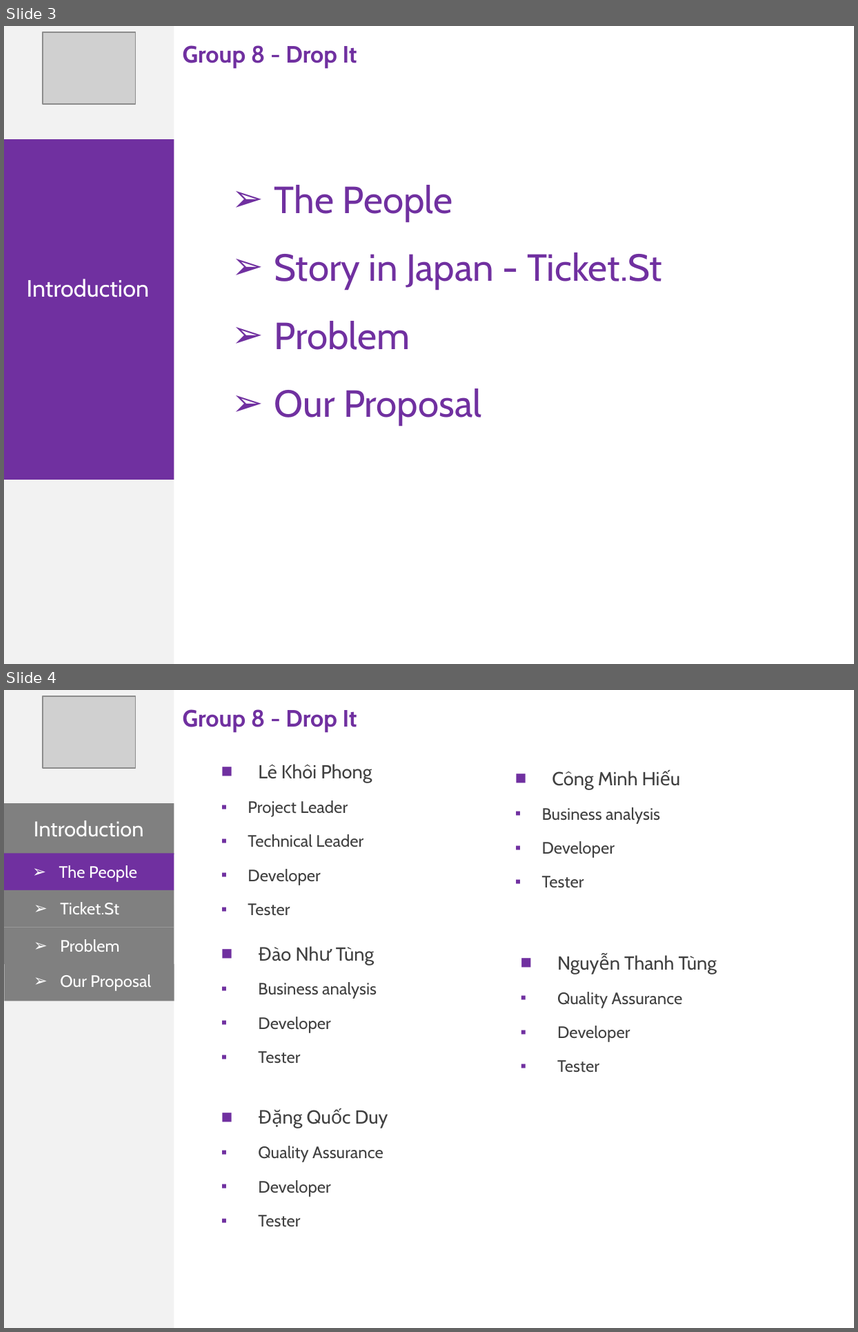
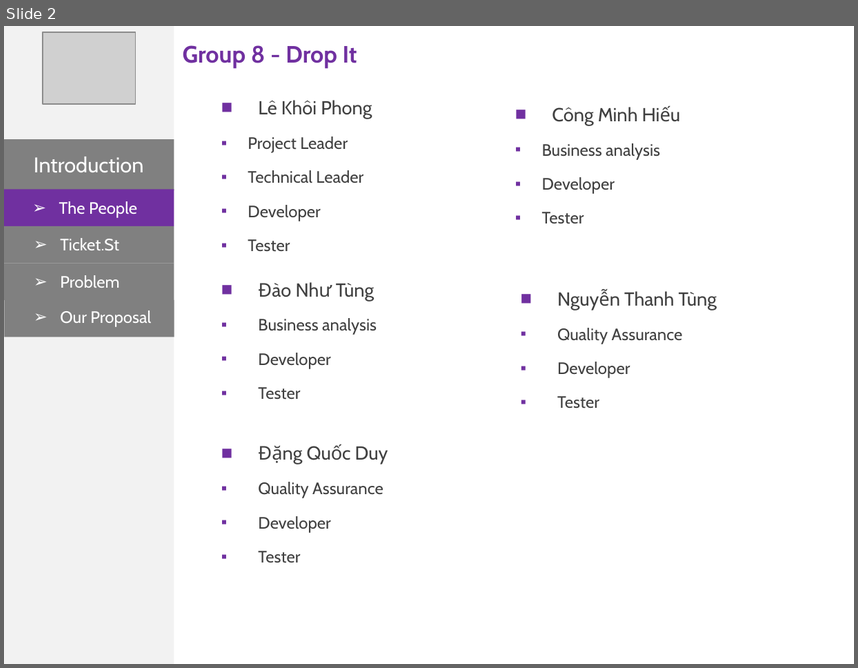
Before and after one commit to phonglk/fptu_capstone, a slide deck: Document/Present.pptx. Shown one above the other, each under a label of ours: slides 3 and 4 before the commit, slide 2 after it. The pictures are 858x1332 and 858x668 pixels, drawn with LibreOffice and Linux fonts; fonts in the diff are those of the drawing; grey boxes stand for pictures. Boxes give left, top, right and bottom in pixels: in the first picture for what was removed or moved away, otherwise in the second. Text is boxed around its words. In the diff, an @@ line names an element or a change of style, - is before the commit and + after.

```diff
--- a/Document/Present.pptx
+++ b/Document/Present.pptx
@@ slide 3 removed at box(4, 26, 854, 664), background #FFFFFF @@
@@ rectangle removed at box(4, 26, 174, 664) @@
@@ picture removed at box(42, 32, 135, 104) @@
@@ text removed at box(183, 45, 357, 68) @@
-Group 8 - Drop It
@@ rectangle removed at box(4, 139, 174, 479) @@
@@ text removed at box(274, 185, 662, 426) @@
-➢ The People
-➢ Story in Japan - Ticket.St
-➢ Problem
-➢ Our Proposal
@@ text removed at box(27, 279, 150, 297) @@
-Introduction
@@ what was slide 4 is now slide 2 @@
```
Also in this commit, not shown: 3 slides changed.
